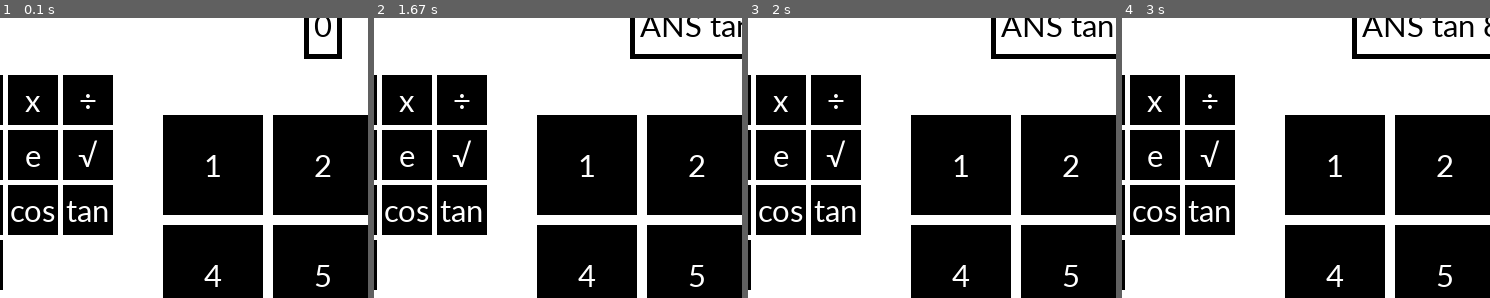
Above: before the commit, frames 1-4 (left to right).
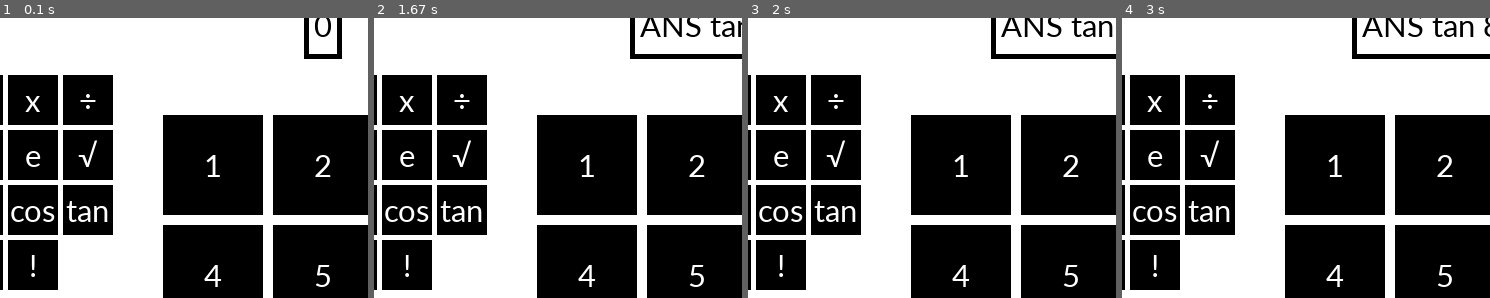
Above: after the commit, the same moments.

Repository: RoyalWeden/hax-coding-olympics
Game: pygame game, started from sunday/main.py
Two runs of this game, one before a commit and one after it. Both use one fixed random seed, a clock stepped at 60 frames per second and the inputs below.
Inputs (mouse positions are % of the whole screen's width and height, from its top left):
- Up to frame 1 (0.1 s): no input
- Up to frame 2 (1.67 s): click (98, 48) at 0.38 s; tap Space at 0.67 s; click "tan" at 1.05 s; click (27, 11) at 1.38 s
- Up to frame 3 (2 s): click (58, 64) at 1.72 s
- Up to frame 4 (3 s): click (12, 27) at 2.88 s
The pictures show only the part of the screen within x 15-65%, y 5-55%; the shares and areas given below are measured in that part.

The runs differ from the first frame. In frame 1, 2.4% of the frame differs, in the area x 2-16%, y 79-98%; in frame 2, 2.4%; in frame 3, 2.4%; in frame 4, 2.4%.

Commit message:
Added factorial

Diff:
--- a/sunday/main.py
+++ b/sunday/main.py
@@ -282,6 +282,16 @@
     smallfont,
     color_white,
     lambda: calculator.enter('log')
+)
+btn_factorial = Button(
+    screen,
+    (res[0]/2-290, res[1]/2-10),
+    color_black,
+    (50, 50),
+    '!',
+    smallfont,
+    color_white,
+    lambda: calculator.enter('!')
 )
 
 
@@ -331,6 +341,7 @@
     btn_tan,
     btn_ln,
     btn_log,
+    btn_factorial,
     btn_equal,
     text_answer
 ]
--- a/sunday/src/calculator.py
+++ b/sunday/src/calculator.py
@@ -16,7 +16,8 @@
         'cos',
         'tan',
         'ln',
-        'log'
+        'log',
+        '!'
     ]
 
     def __init__(self):
@@ -98,6 +99,8 @@
                 return num1
 
             if num2==None:
+                if operation=='!':
+                    return factorial(num1)
                 return num1
 
             if operation=='+':
@@ -124,6 +127,8 @@
                 return num1*np.log(num2)
             if operation=='log':
                 return num1*np.log(num2)/np.log(10)
+            if operation=='!':
+                return factorial(num1)*num2
 
         except ZeroDivisionError:
             print('Error: Divide by zero')
@@ -140,3 +145,11 @@
             if len(self.calculation)==0 \
                 else ('ANS ' if self.calculation[0] in self.operations else '') + \
                     ' '.join([str(x) for x in self.calculation]).replace('  ', ' ')
+
+
+
+def factorial(x):
+    total = 1
+    for i in range(1, x+1):
+        total *= i
+    return total
